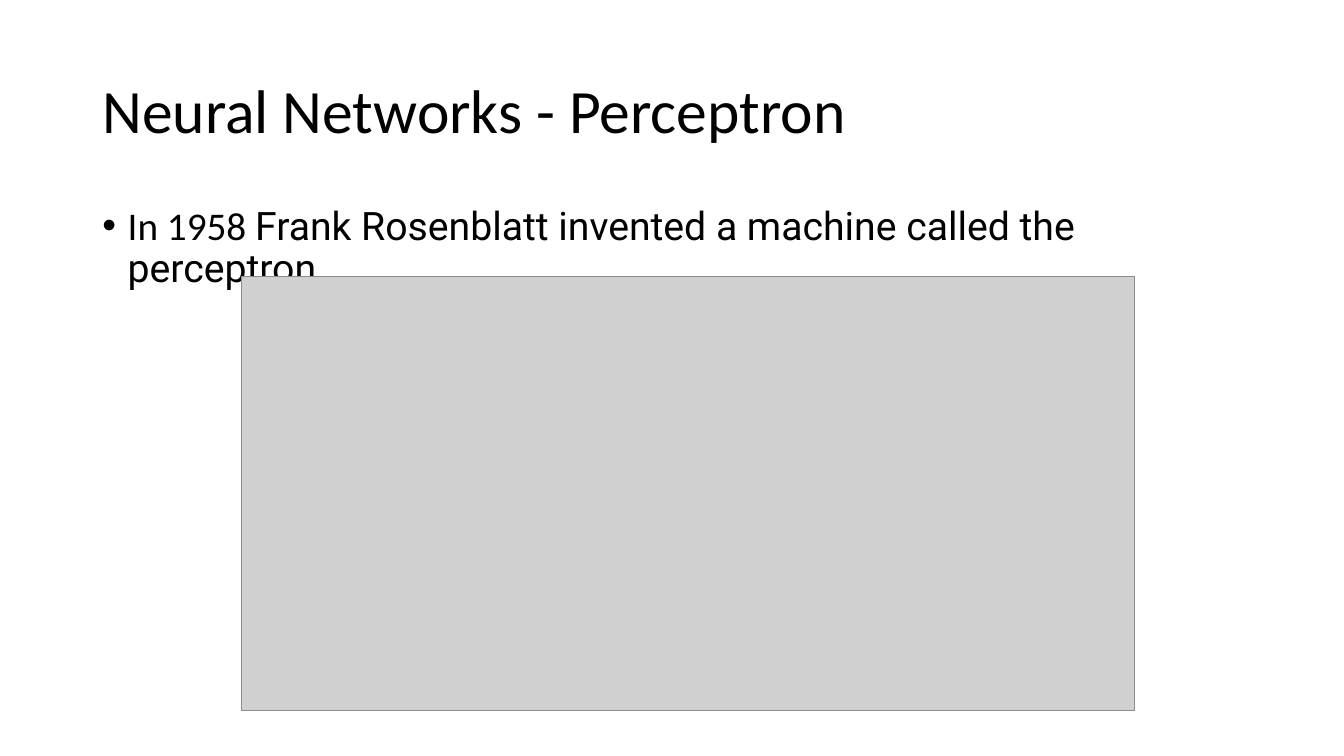
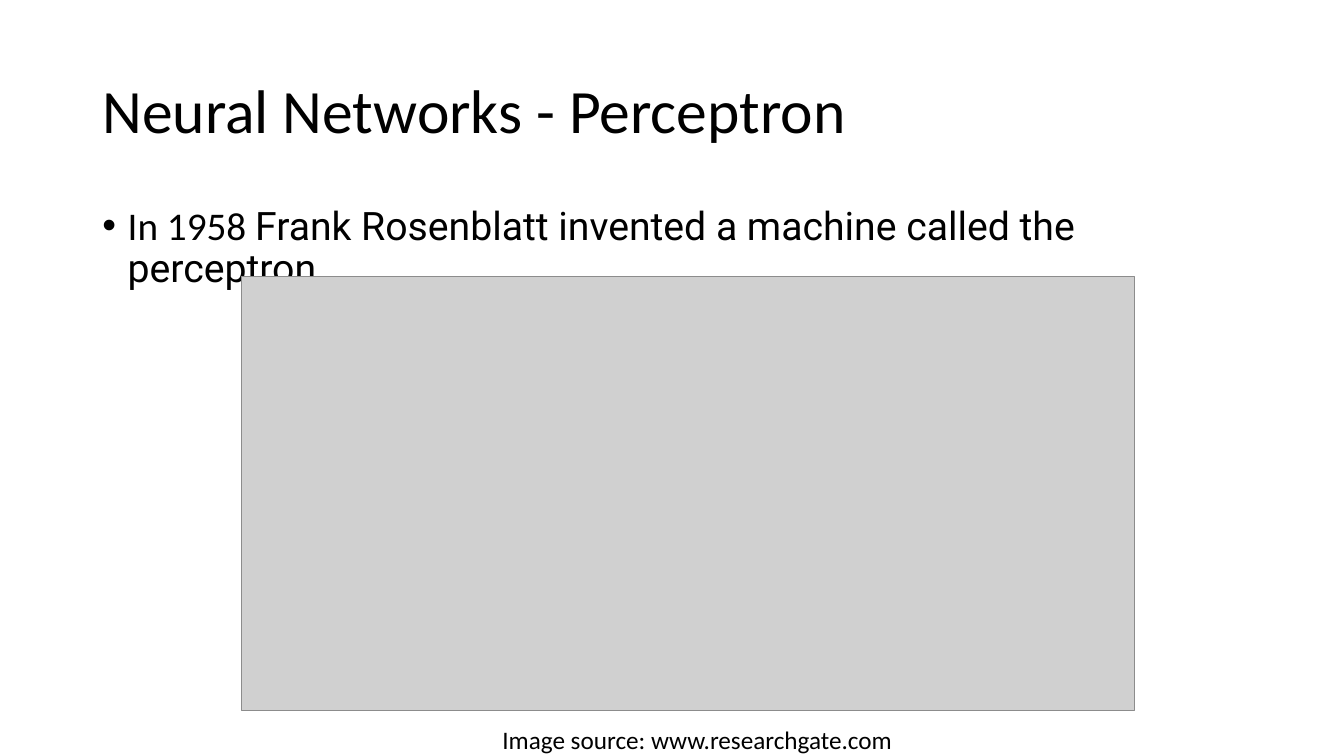
Before and after one commit to pstingley/Introduction-to-AI, a slide deck: slide 4 of Intro to AI.pptx. Drawn at 1344x756 pixels with LibreOffice and Linux fonts; fonts in the diff are those of the drawing; grey boxes stand for pictures. Boxes give left, top, right and bottom in pixels: in the first picture for what was removed or moved away, otherwise in the second. Text is boxed around its words. In the diff, an @@ line names an element or a change of style, - is before the commit and + after.

```diff
--- a/Intro to AI.pptx
+++ b/Intro to AI.pptx
@@ text added at <box>502,731,892,754</box>, 18 pt, text #000000 @@
+Image source: www.researchgate.com
```
Also in this commit, not shown: 3 other slides changed, 1 slide removed.
